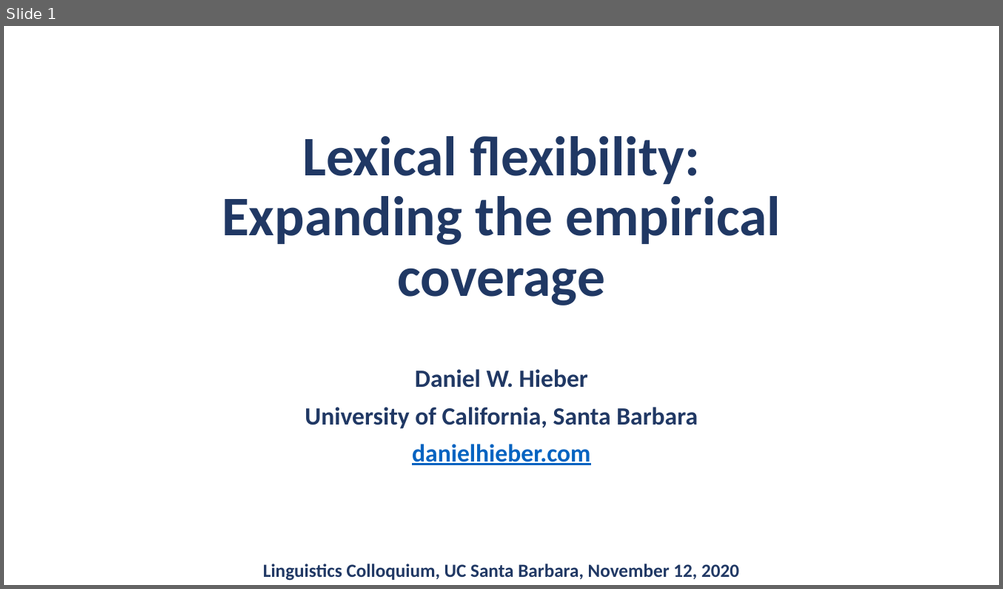
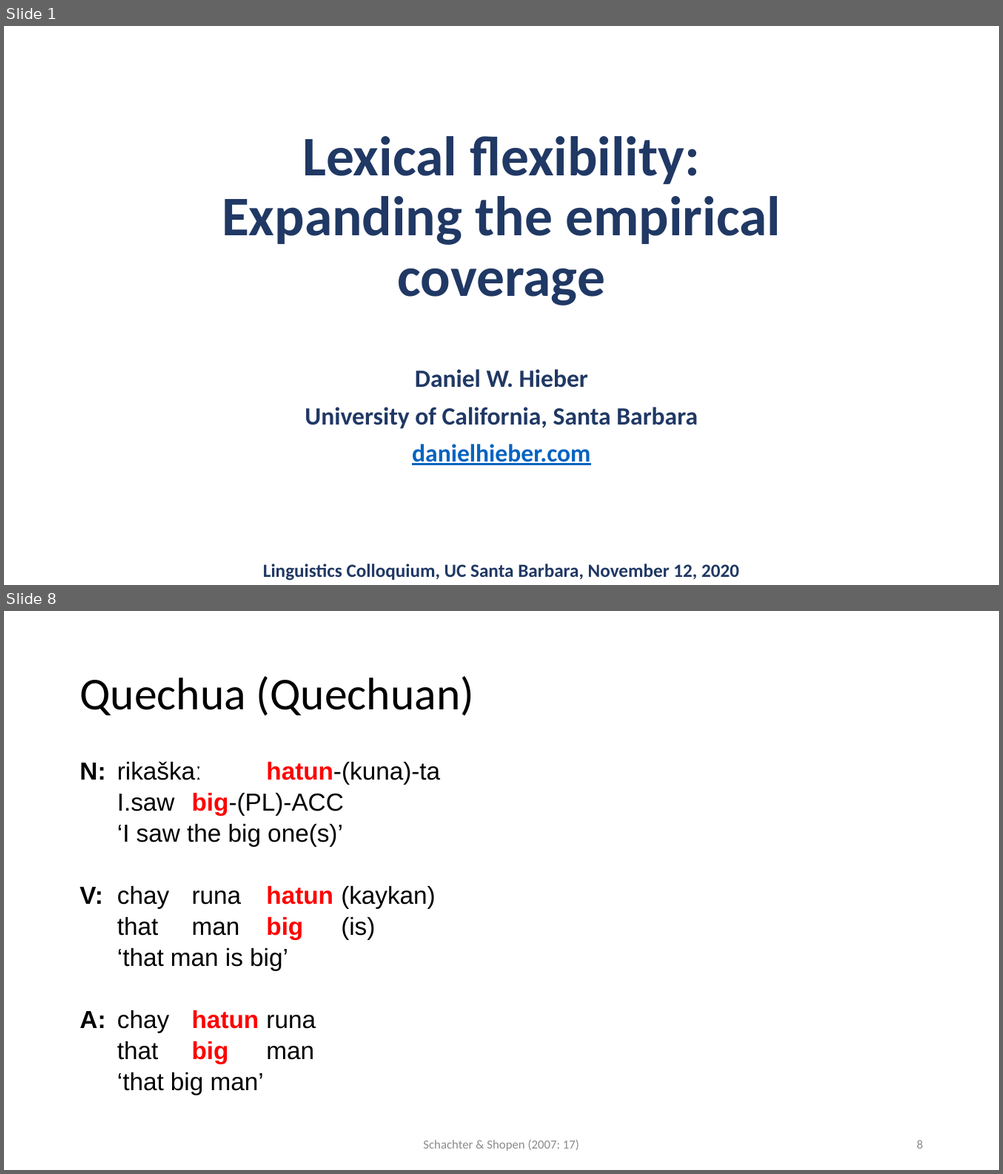
Before and after one commit to dwhieb/dissertation, a slide deck: publications/Lexical flexibility Expanding the empirical coverage/Lexical flexibility Expanding the empirical coverage.pptx. Shown one above the other, each under a label of ours: slide 1 before the commit, slides 1 and 8 after it; the slides between them are not shown. The pictures are 1003x589 and 1003x1174 pixels, drawn with LibreOffice and Linux fonts; fonts in the diff are those of the drawing; background and template pictures are left out. Boxes give left, top, right and bottom in pixels: in the first picture for what was removed or moved away, otherwise in the second. Text is boxed around its words. In the diff, an @@ line names an element or a change of style, - is before the commit and + after.

```diff
--- a/publications/Lexical flexibility Expanding the empirical coverage/Lexical flexibility Expanding the empirical coverage.pptx
+++ b/publications/Lexical flexibility Expanding the empirical coverage/Lexical flexibility Expanding the empirical coverage.pptx
@@ slide 8 added at (4, 611, 999, 1170), background #FFFFFF @@
@@ title added at (79, 676, 474, 716), 44 pt, text #000000 @@
+Quechua (Quechuan)
@@ text added at (79, 761, 440, 1096), 23.8 pt, text #000000 @@
+N: rikaškaː hatun‑(kuna)‑ta
+I.saw big-(PL)-ACC
+‘I saw the big one(s)’
+V: chay runa hatun (kaykan)
+that man big (is)
+‘that man is big’
+A: chay hatun runa
+that big man
+‘that big man’
@@ text added at (423, 1140, 579, 1151), 12 pt, text #8C8C8C @@
+Schachter & Shopen (2007: 17)
@@ page number added at (916, 1140, 922, 1149), 12 pt, text #8C8C8C @@
+8
```
Also in this commit, not shown: 7 slides changed, 62 other slides added, 2 slides removed, 4 other files.
